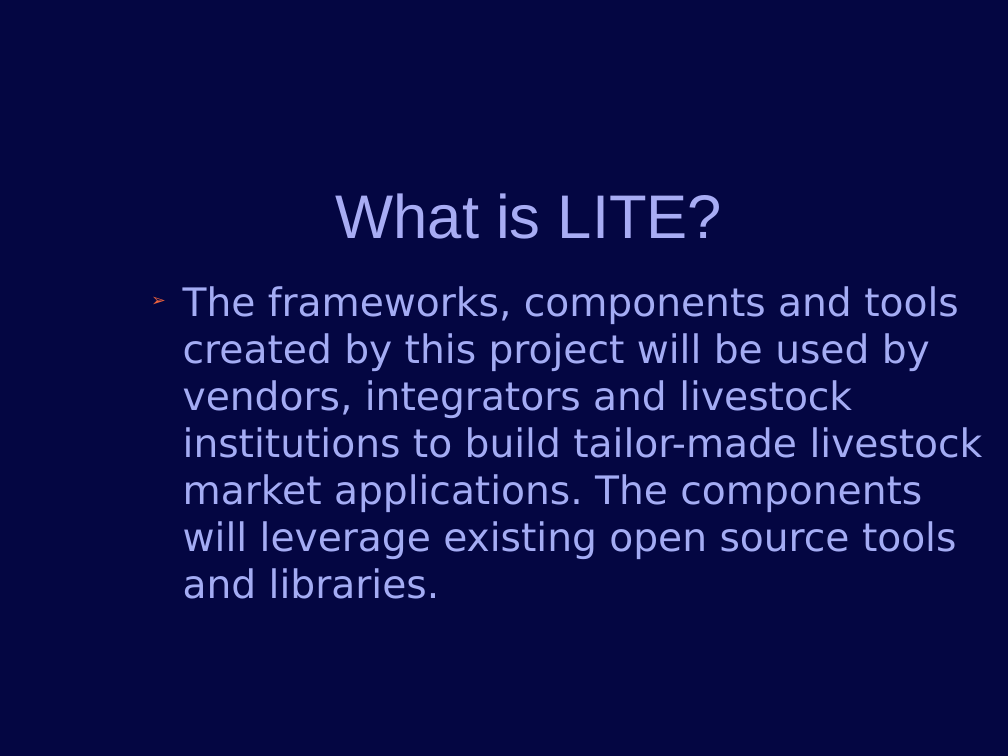
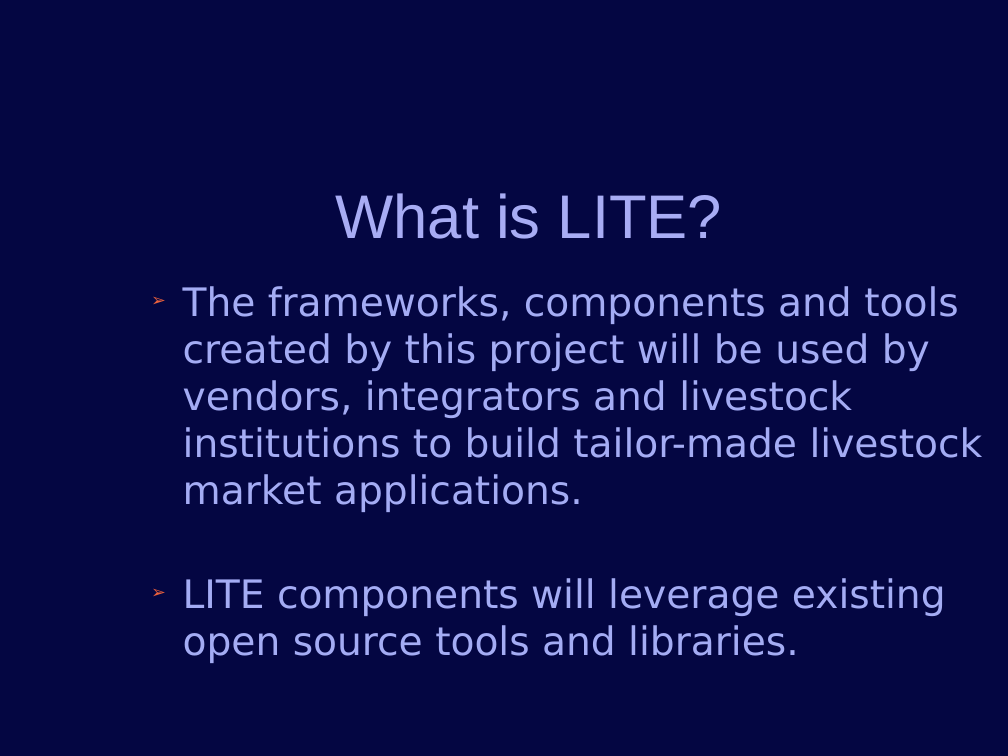
Before and after one commit to jconlon/Tracker, a slide deck: slide 6 of tracker/trunk/com.verticon.tracker.documentation/src/Business Introduction.odp (slide 7 before the commit). Drawn at 1008x756 pixels with LibreOffice and Linux fonts; fonts in the diff are those of the drawing; background and template pictures are left out. Boxes give left, top, right and bottom in pixels: in the first picture for what was removed or moved away, otherwise in the second. Text is boxed around its words. In the diff, an @@ line names an element or a change of style, - is before the commit and + after.

```diff
--- a/tracker/trunk/com.verticon.tracker.documentation/src/Business Introduction.odp
+++ b/tracker/trunk/com.verticon.tracker.documentation/src/Business Introduction.odp
@@ text at box(183, 286, 983, 663): text changed @@
-  ➢ The frameworks, components and tools created by this project will be used by vendors, integrators and livestock institutions to build tailor-made livestock market applications. The components will leverage existing open source tools and libraries.
+  ➢ The frameworks, components and tools created by this project will be used by vendors, integrators and livestock institutions to build tailor-made livestock market applications.
+  ➢ LITE components will leverage existing open source tools and libraries.
```
Also in this commit, not shown: 4 other slides changed, 1 slide added, 2 slides removed.
